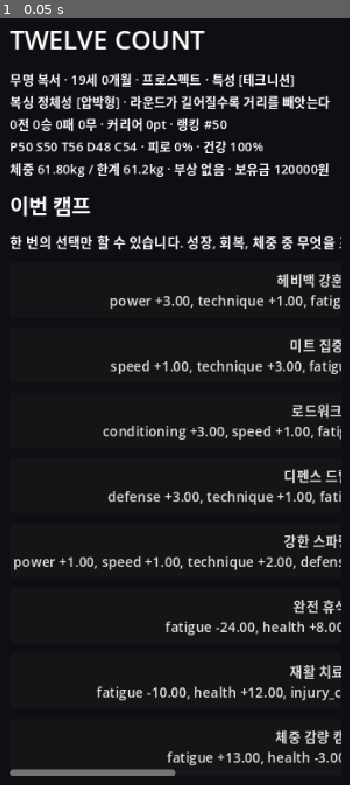
Above: before the commit, frame 1.
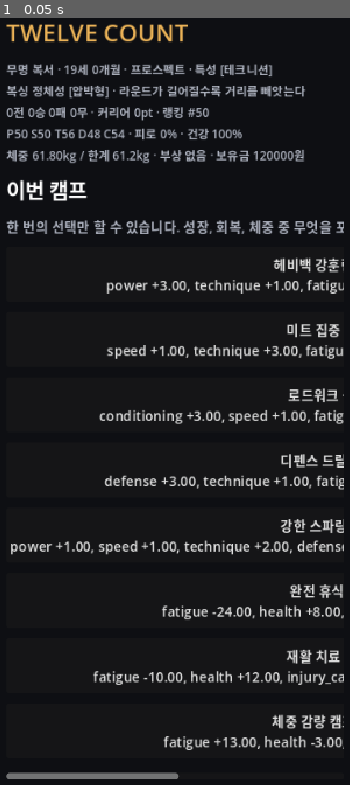
Above: after the commit, the same moment.

Repository: gycha0109-beep/boxing
Game: Godot game, scene res://scenes/Main.tscn
Same seed, same stepped clock (60 frames per second), same inputs: the game is played once before the commit and once after it.
Inputs:
- Up to frame 1 (0.05 s): no input

The runs differ from the first frame. In frame 1, 21% of the frame differs, in the area x 1-99%, y 0-100%.

Commit message:
feat: redesign combat screen around reads and feedback

Diff:
--- a/scripts/main.gd
+++ b/scripts/main.gd
@@ -1,6 +1,14 @@
 extends Control
 
 const STAT_LABELS := {"power":"P", "speed":"S", "technique":"T", "defense":"D", "conditioning":"C"}
+const ACTION_IDS := ["jab", "power", "body", "guard", "counter"]
+const PANEL_BG := Color(0.09, 0.10, 0.13, 1.0)
+const PANEL_BORDER := Color(0.19, 0.21, 0.26, 1.0)
+const MUTED_TEXT := Color(0.68, 0.70, 0.75, 1.0)
+const ACCENT_TEXT := Color(0.92, 0.70, 0.34, 1.0)
+const DANGER_TEXT := Color(0.95, 0.38, 0.34, 1.0)
+const HP_FILL := Color(0.78, 0.25, 0.25, 1.0)
+const STA_FILL := Color(0.26, 0.58, 0.82, 1.0)
 
 var camp_actions: Array = []
 var opponents: Array = []
@@ -21,24 +29,26 @@
     set_anchors_and_offsets_preset(Control.PRESET_FULL_RECT)
     var margin: MarginContainer = MarginContainer.new()
     margin.set_anchors_and_offsets_preset(Control.PRESET_FULL_RECT)
-    margin.add_theme_constant_override("margin_left", 22)
-    margin.add_theme_constant_override("margin_right", 22)
-    margin.add_theme_constant_override("margin_top", 28)
-    margin.add_theme_constant_override("margin_bottom", 24)
+    margin.add_theme_constant_override("margin_left", 18)
+    margin.add_theme_constant_override("margin_right", 18)
+    margin.add_theme_constant_override("margin_top", 22)
+    margin.add_theme_constant_override("margin_bottom", 20)
     add_child(margin)
 
     var root: VBoxContainer = VBoxContainer.new()
-    root.add_theme_constant_override("separation", 14)
+    root.add_theme_constant_override("separation", 12)
     margin.add_child(root)
 
     header = Label.new()
     header.text = "TWELVE COUNT"
-    header.add_theme_font_size_override("font_size", 30)
+    header.add_theme_font_size_override("font_size", 28)
+    header.add_theme_color_override("font_color", ACCENT_TEXT)
     root.add_child(header)
 
     status = Label.new()
     status.autowrap_mode = TextServer.AUTOWRAP_WORD_SMART
-    status.add_theme_font_size_override("font_size", 15)
+    status.add_theme_font_size_override("font_size", 14)
+    status.add_theme_color_override("font_color", MUTED_TEXT)
     root.add_child(status)
 
     var scroll: ScrollContainer = ScrollContainer.new()
@@ -66,18 +76,22 @@
     var s: Dictionary = GameState.state
     var b: Dictionary = s.boxer
     var c: Dictionary = s.career
+    var identity_name: String = str(b.get("identity_name", "균형형"))
+    if str(s.phase) == "fight":
+        var plan: Dictionary = GameState.get_selected_game_plan()
+        status.text = "%s · %s · %s #%d\n%d전 %d승 %d패 %d무 · %s · 게임플랜 [%s]" % [
+            b.name, GameState.age_text(), GameState.tier_label(), int(c.rank),
+            c.fights, c.wins, c.losses, c.draws, identity_name, str(plan.get("name", "균형 운영"))
+        ]
+        return
+
     var injury_text: String = "없음"
     if not b.injury.is_empty():
         injury_text = "%s(%d캠프)" % [b.injury.name, int(b.injury.remaining_camps)]
-    var identity_name: String = str(b.get("identity_name", "균형형"))
     var signature: String = str(b.get("identity_signature", ""))
-    var plan_text: String = ""
-    if str(s.phase) == "fight" and not str(s.get("selected_game_plan", "")).is_empty():
-        var plan: Dictionary = GameState.get_selected_game_plan()
-        plan_text = " · 게임플랜 [%s]" % str(plan.get("name", "균형 운영"))
-    status.text = "%s · %s · %s · 특성 [%s]\n복싱 정체성 [%s]%s%s\n%d전 %d승 %d패 %d무 · 커리어 %dpt · 랭킹 #%d\nP%d S%d T%d D%d C%d · 피로 %d%% · 건강 %d%%\n체중 %.2fkg / 한계 %.1fkg · 부상 %s · 보유금 %d원" % [
+    status.text = "%s · %s · %s · 특성 [%s]\n복싱 정체성 [%s]%s\n%d전 %d승 %d패 %d무 · 커리어 %dpt · 랭킹 #%d\nP%d S%d T%d D%d C%d · 피로 %d%% · 건강 %d%%\n체중 %.2fkg / 한계 %.1fkg · 부상 %s · 보유금 %d원" % [
         b.name, GameState.age_text(), GameState.tier_label(), b.trait_name,
-        identity_name, (" · " + signature if not signature.is_empty() else ""), plan_text,
+        identity_name, (" · " + signature if not signature.is_empty() else ""),
         c.fights, c.wins, c.losses, c.draws, c.career_points, c.rank,
         b.power, b.speed, b.technique, b.defense, b.conditioning, b.fatigue, b.health,
         float(b.weight_kg), float(GameState.career_balance.weight_class.limit_kg), injury_text, c.money
@@ -91,6 +105,7 @@
     var p: Label = Label.new()
     p.text = copy
     p.autowrap_mode = TextServer.AUTOWRAP_WORD_SMART
+    p.add_theme_color_override("font_color", MUTED_TEXT)
     body.add_child(p)
 
 func _button(text: String, callable: Callable, disabled: bool = false) -> void:
@@ -100,6 +115,59 @@
     btn.disabled = disabled
     btn.pressed.connect(callable)
     body.add_child(btn)
+
+func _card_box(title: String, copy: String = "") -> VBoxContainer:
+    var panel: PanelContainer = PanelContainer.new()
+    panel.size_flags_horizontal = Control.SIZE_EXPAND_FILL
+    var style := StyleBoxFlat.new()
+    style.bg_color = PANEL_BG
+    style.border_color = PANEL_BORDER
+    style.set_border_width_all(1)
+    style.set_corner_radius_all(12)
+    style.content_margin_left = 14.0
+    style.content_margin_right = 14.0
+    style.content_margin_top = 12.0
+    style.content_margin_bottom = 12.0
+    panel.add_theme_stylebox_override("panel", style)
+    body.add_child(panel)
+
+    var box := VBoxContainer.new()
+    box.add_theme_constant_override("separation", 8)
+    panel.add_child(box)
+    if not title.is_empty():
+        var title_label := Label.new()
+        title_label.text = title
+        title_label.add_theme_font_size_override("font_size", 18)
+        box.add_child(title_label)
+    if not copy.is_empty():
+        var copy_label := Label.new()
+        copy_label.text = copy
+        copy_label.autowrap_mode = TextServer.AUTOWRAP_WORD_SMART
+        copy_label.add_theme_color_override("font_color", MUTED_TEXT)
+        box.add_child(copy_label)
+    return box
+
+func _meter(parent: VBoxContainer, label_text: String, value: float, fill_color: Color) -> void:
+    var label := Label.new()
+    label.text = "%s  %d" % [label_text, int(round(value))]
+    label.add_theme_font_size_override("font_size", 13)
+    parent.add_child(label)
+
+    var progress := ProgressBar.new()
+    progress.min_value = 0.0
+    progress.max_value = 100.0
+    progress.value = clamp(value, 0.0, 100.0)
+    progress.show_percentage = false
+    progress.custom_minimum_size = Vector2(0, 12)
+    var background := StyleBoxFlat.new()
+    background.bg_color = Color(0.16, 0.17, 0.20, 1.0)
+    background.set_corner_radius_all(6)
+    var fill := StyleBoxFlat.new()
+    fill.bg_color = fill_color
+    fill.set_corner_radius_all(6)
+    progress.add_theme_stylebox_override("background", background)
+    progress.add_theme_stylebox_override("fill", fill)
+    parent.add_child(progress)
 
 func _render_camp() -> void:
     var injury_note: String = ""
@@ -201,9 +269,61 @@
 func _render_fight() -> void:
     _clear_body()
     _render_status()
+
+    var had_pending_action: bool = not combat.pending_opponent_action.is_empty()
+    var telegraph: Dictionary = combat.prepare_exchange()
+    if not had_pending_action and not telegraph.is_empty():
+        GameState.save_active_fight(combat.export_state())
+
     var snap: Dictionary = combat.snapshot()
     var selected_plan: Dictionary = GameState.get_selected_game_plan()
-    _section("ROUND %d" % snap.round, "%s vs %s\n게임플랜: %s" % [GameState.state.boxer.name, current_opponent.name, str(selected_plan.get("name", "균형 운영"))])
+    var exchange_in_round: int = (int(snap.exchange) % int(combat.balance.fight.exchanges_per_round)) + 1
+
+    var fight_title := Label.new()
+    fight_title.text = "ROUND %d · EXCHANGE %d/%d" % [int(snap.round), exchange_in_round, int(combat.balance.fight.exchanges_per_round)]
+    fight_title.add_theme_font_size_override("font_size", 24)
+    body.add_child(fight_title)
+
+    var fight_subtitle := Label.new()
+    fight_subtitle.text = "%s vs %s · %s" % [GameState.state.boxer.name, current_opponent.name, str(selected_plan.get("name", "균형 운영"))]
+    fight_subtitle.add_theme_color_override("font_color", MUTED_TEXT)
+    body.add_child(fight_subtitle)
+
+    var ring_box: VBoxContainer = _card_box("RING")
+    var names := HBoxContainer.new()
+    names.add_theme_constant_override("separation", 12)
+    ring_box.add_child(names)
+    var player_name := Label.new()
+    player_name.text = str(GameState.state.boxer.name)
+    player_name.size_flags_horizontal = Control.SIZE_EXPAND_FILL
+    player_name.add_theme_font_size_override("font_size", 17)
+    names.add_child(player_name)
+    var versus := Label.new()
+    versus.text = "VS"
+    versus.horizontal_alignment = HORIZONTAL_ALIGNMENT_CENTER
+    versus.add_theme_color_override("font_color", ACCENT_TEXT)
+    names.add_child(versus)
+    var opponent_name := Label.new()
+    opponent_name.text = str(current_opponent.name)
+    opponent_name.size_flags_horizontal = Control.SIZE_EXPAND_FILL
+    opponent_name.horizontal_alignment = HORIZONTAL_ALIGNMENT_RIGHT
+    opponent_name.add_theme_font_size_override("font_size", 17)
+    names.add_child(opponent_name)
+
+    var gauge_grid := GridContainer.new()
+    gauge_grid.columns = 2
+    gauge_grid.add_theme_constant_override("h_separation", 16)
+    ring_box.add_child(gauge_grid)
+    var player_gauges := VBoxContainer.new()
+    player_gauges.size_flags_horizontal = Control.SIZE_EXPAND_FILL
+    gauge_grid.add_child(player_gauges)
+    _meter(player_gauges, "HP", float(snap.player_hp), HP_FILL)
+    _meter(player_gauges, "STA", float(snap.player_stamina), STA_FILL)
+    var opponent_gauges := VBoxContainer.new()
+    opponent_gauges.size_flags_horizontal = Control.SIZE_EXPAND_FILL
+    gauge_grid.add_child(opponent_gauges)
+    _meter(opponent_gauges, "HP", float(snap.opponent_hp), HP_FILL)
+    _meter(opponent_gauges, "STA", float(snap.opponent_stamina), STA_FILL)
 
     var weigh_in: Dictionary = GameState.state.last_weigh_in
     var weigh_text: String = "계체 통과"
@@ -211,30 +331,70 @@
         weigh_text = "긴급 감량 성공 · 피로/건강 페널티"
     elif str(weigh_in.get("status", "pass")) == "miss":
         weigh_text = "계체 실패 · 파이트머니 삭감"
-
-    var gauges: Label = Label.new()
-    gauges.text = "%s\n나 HP %d / STA %d\n상대 HP %d / STA %d" % [weigh_text, int(snap.player_hp), int(snap.player_stamina), int(snap.opponent_hp), int(snap.opponent_stamina)]
-    gauges.add_theme_font_size_override("font_size", 20)
-    body.add_child(gauges)
-
-    if not snap.last_log.is_empty():
-        var log_label: Label = Label.new()
-        log_label.text = "\n".join(snap.last_log)
-        log_label.autowrap_mode = TextServer.AUTOWRAP_WORD_SMART
-        body.add_child(log_label)
-
-    if snap.finished:
+    var weigh_label := Label.new()
+    weigh_label.text = weigh_text
+    weigh_label.add_theme_font_size_override("font_size", 12)
+    weigh_label.add_theme_color_override("font_color", MUTED_TEXT)
+    ring_box.add_child(weigh_label)
+
+    var last_exchange: Dictionary = snap.get("last_exchange", {})
+    if not last_exchange.is_empty():
+        var headline: String = CombatPresentation.exchange_headline(last_exchange)
+        var feedback_box: VBoxContainer = _card_box(headline, CombatPresentation.exchange_detail(last_exchange, str(current_opponent.name)))
+        if bool(last_exchange.get("read_failed", false)):
+            var warning := Label.new()
+            warning.text = "카운터 읽기 실패"
+            warning.add_theme_color_override("font_color", DANGER_TEXT)
+            feedback_box.add_child(warning)
+        var round_copy: String = CombatPresentation.round_summary(last_exchange, str(GameState.state.boxer.name), str(current_opponent.name))
+        if not round_copy.is_empty():
+            _card_box("ROUND SUMMARY", round_copy)
+
+    if bool(snap.finished):
         GameState.apply_fight_result(str(snap.result), current_opponent, snap)
         _button("경기 정산", func(): _render_phase())
         return
 
-    var scouting: Dictionary = current_opponent.get("scouting", {})
-    var hint: Label = Label.new()
-    hint.text = "상대 텔: %s\n잽→카운터 견제 / 강타·바디→카운터 위험 / 가드→피해 감소. 게임플랜은 특정 행동의 효율을 바꾸지만 실제 교환 선택은 계속 플레이어가 합니다." % str(scouting.get("tell", current_opponent.style))
-    hint.autowrap_mode = TextServer.AUTOWRAP_WORD_SMART
-    body.add_child(hint)
-    for action in ["jab", "power", "body", "guard", "counter"]:
-        _button(str(combat.balance.actions[action].label), Callable(self, "_choose_fight_action").bind(action))
+    var telegraph_title: String = "OPPONENT READ"
+    if int(telegraph.get("confidence", 0)) > 0:
+        telegraph_title += " · %d%%" % int(telegraph.get("confidence", 0))
+    var read_box: VBoxContainer = _card_box(telegraph_title)
+    var read_title := Label.new()
+    read_title.text = CombatPresentation.telegraph_title(telegraph)
+    read_title.add_theme_font_size_override("font_size", 20)
+    read_title.add_theme_color_override("font_color", ACCENT_TEXT)
+    read_box.add_child(read_title)
+    var read_copy := Label.new()
+    read_copy.text = CombatPresentation.telegraph_copy(telegraph)
+    read_copy.autowrap_mode = TextServer.AUTOWRAP_WORD_SMART
+    read_box.add_child(read_copy)
+
+    var body_state: String = CombatPresentation.body_state_label(str(last_exchange.get("opponent_body_state", "stable"))) if not last_exchange.is_empty() else "안정"
+    var tactical_note := Label.new()
+    tactical_note.text = "상대 몸통 상태: %s · 상대 스타일: %s" % [body_state, str(current_opponent.style)]
+    tactical_note.add_theme_color_override("font_color", MUTED_TEXT)
+    body.add_child(tactical_note)
+
+    var action_title := Label.new()
+    action_title.text = "다음 행동"
+    action_title.add_theme_font_size_override("font_size", 20)
+    body.add_child(action_title)
+    var action_grid := GridContainer.new()
+    action_grid.columns = 2
+    action_grid.add_theme_constant_override("h_separation", 8)
+    action_grid.add_theme_constant_override("v_separation", 8)
+    body.add_child(action_grid)
+    for action_id in ACTION_IDS:
+        var action: Dictionary = combat.balance.actions[action_id]
+        var btn := Button.new()
+        btn.text = CombatPresentation.action_button_text(action_id, action, selected_plan)
+        btn.custom_minimum_size = Vector2(0, 76)
+        btn.size_flags_horizontal = Control.SIZE_EXPAND_FILL
+        btn.add_theme_font_size_override("font_size", 16)
+        if selected_plan.get("action_modifiers", {}).has(action_id):
+            btn.add_theme_color_override("font_color", ACCENT_TEXT)
+        btn.pressed.connect(Callable(self, "_choose_fight_action").bind(action_id))
+        action_grid.add_child(btn)
 
 func _choose_fight_action(action: String) -> void:
     combat.resolve_exchange(action)
